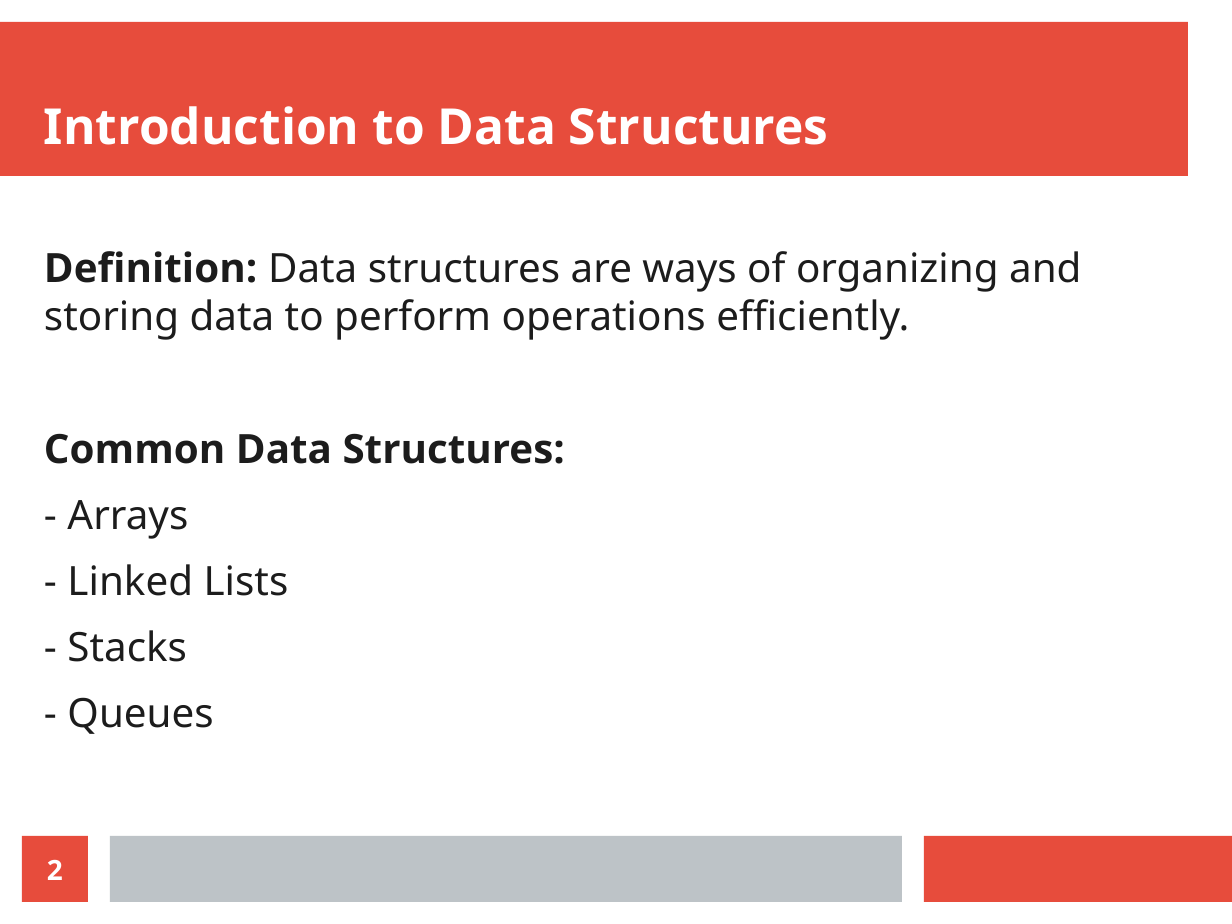
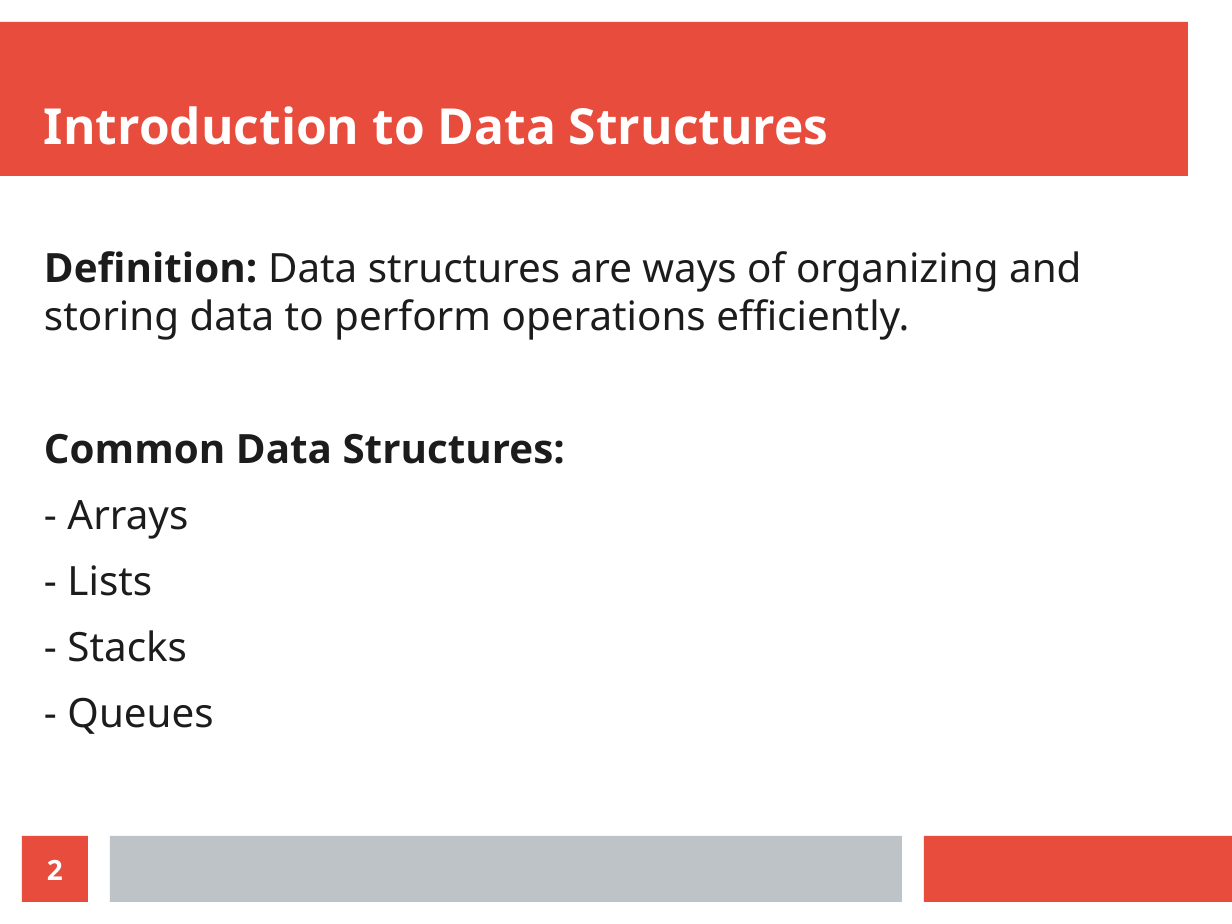
Before and after one commit to ramazansakin/patika-workshop-slides, a slide deck: slide 2 of Week2-Data-Structures.odp. Drawn at 1232x924 pixels with LibreOffice and Linux fonts; fonts in the diff are those of the drawing. Boxes give left, top, right and bottom in pixels: in the first picture for what was removed or moved away, otherwise in the second. Text is boxed around its words. In the diff, an @@ line names an element or a change of style, - is before the commit and + after.

Commit message:
up

```diff
--- a/Week2-Data-Structures.odp
+++ b/Week2-Data-Structures.odp
@@ text at bbox=[67, 565, 152, 596]: text changed @@
-- Linked Lists
+- Lists
```
Also in this commit, not shown: 1 other slide changed.
